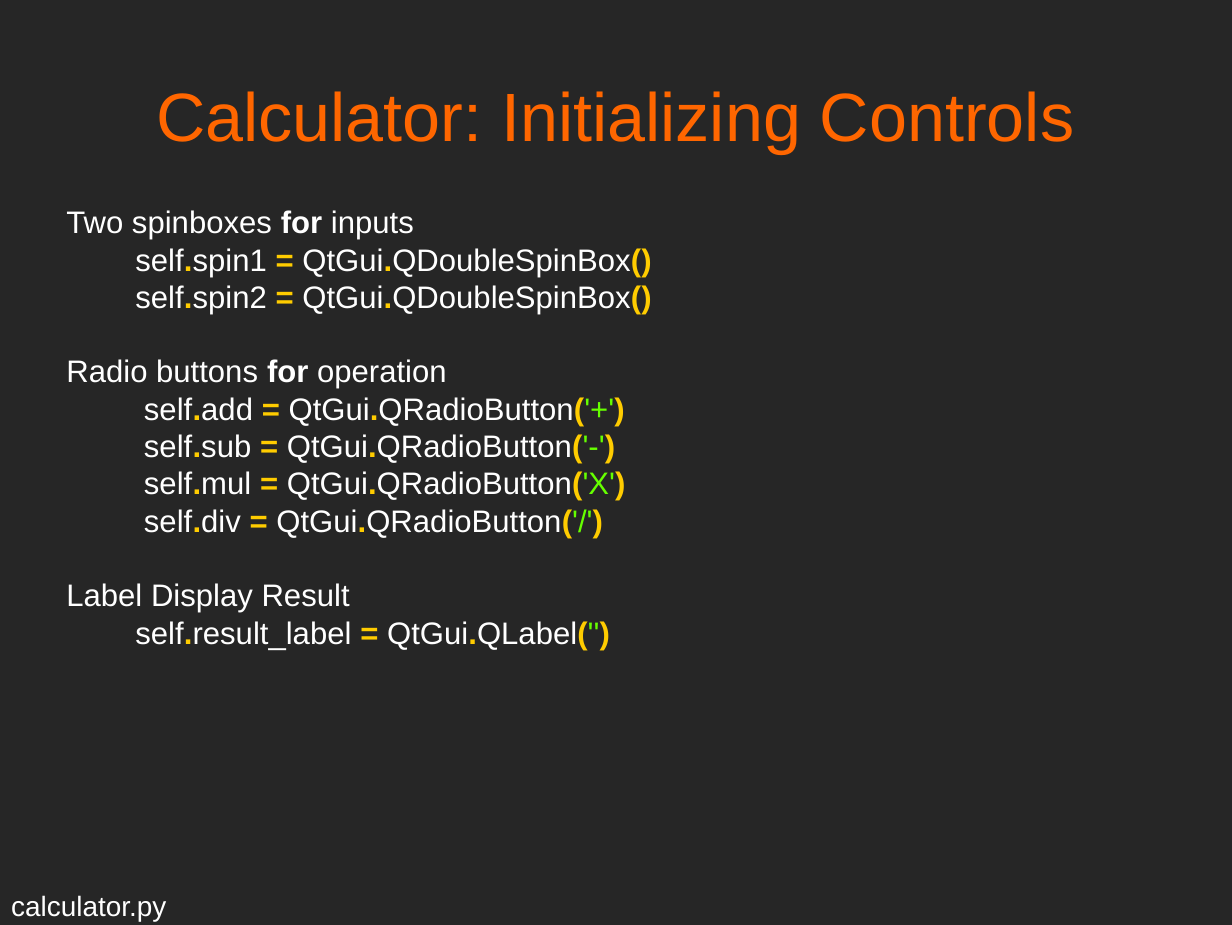
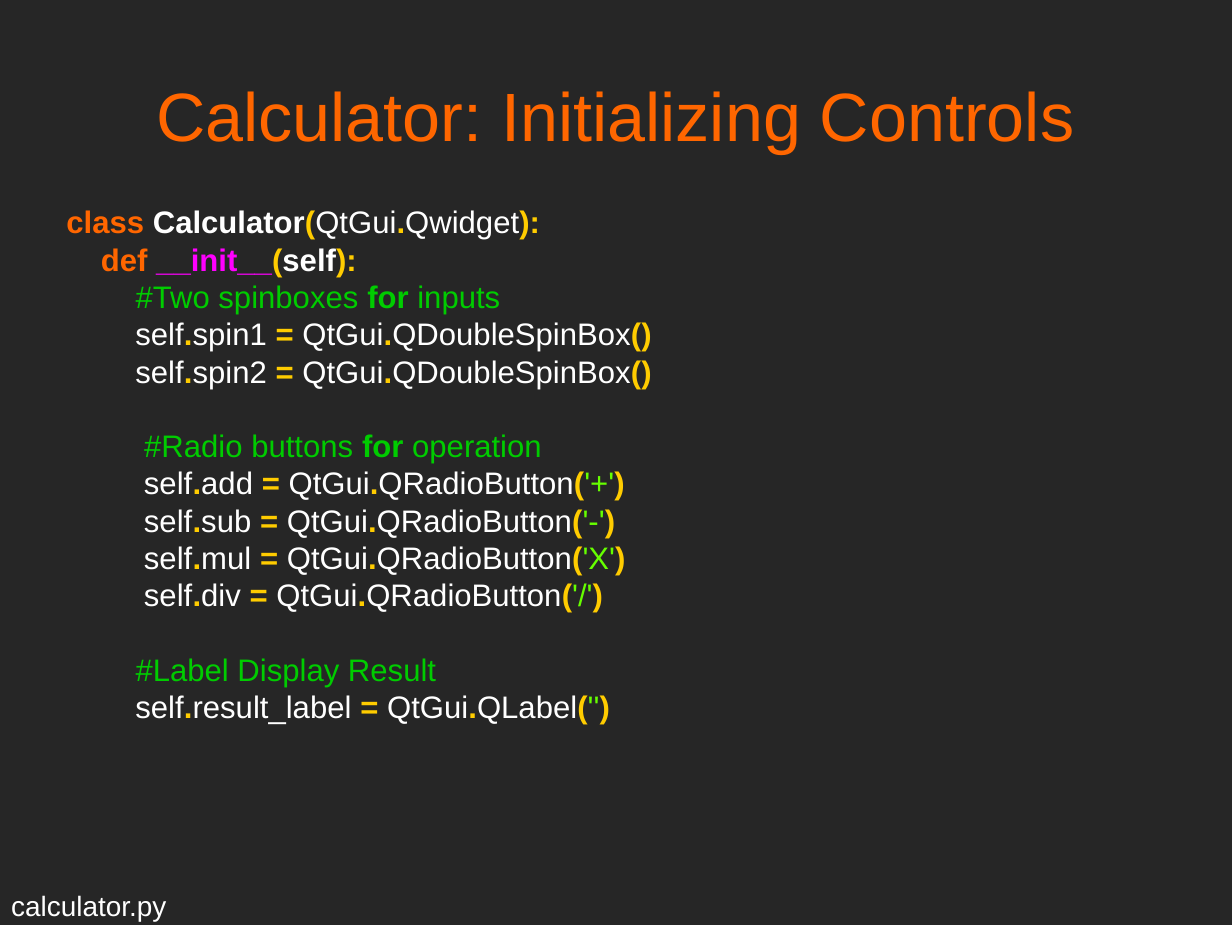
Before and after one commit to mfarhan12/qt-presentation, a slide deck: slide 14 of OPAG QT Presentation.odp (slide 13 before the commit). Drawn at 1232x925 pixels with LibreOffice and Linux fonts; fonts in the diff are those of the drawing. Boxes give left, top, right and bottom in pixels: in the first picture for what was removed or moved away, otherwise in the second. Text is boxed around its words. In the diff, an @@ line names an element or a change of style, - is before the commit and + after.

```diff
--- a/OPAG QT Presentation.odp
+++ b/OPAG QT Presentation.odp
@@ text at [66, 210, 540, 314]: text changed; bold on @@
-Two spinboxes for inputs
+class Calculator(QtGui.Qwidget):
+def __init__(self):
+#Two spinboxes for inputs
@@ text at [144, 434, 542, 463]: text changed; text colour #FFFFFF to #00CC00 @@
-Radio buttons for operation
+#Radio buttons for operation
@@ text at [136, 658, 436, 687]: text changed; text colour #FFFFFF to #00CC00 @@
-Label Display Result
+#Label Display Result
```
Also in this commit, not shown: 13 other slides changed, 1 slide added, 4 other files.
